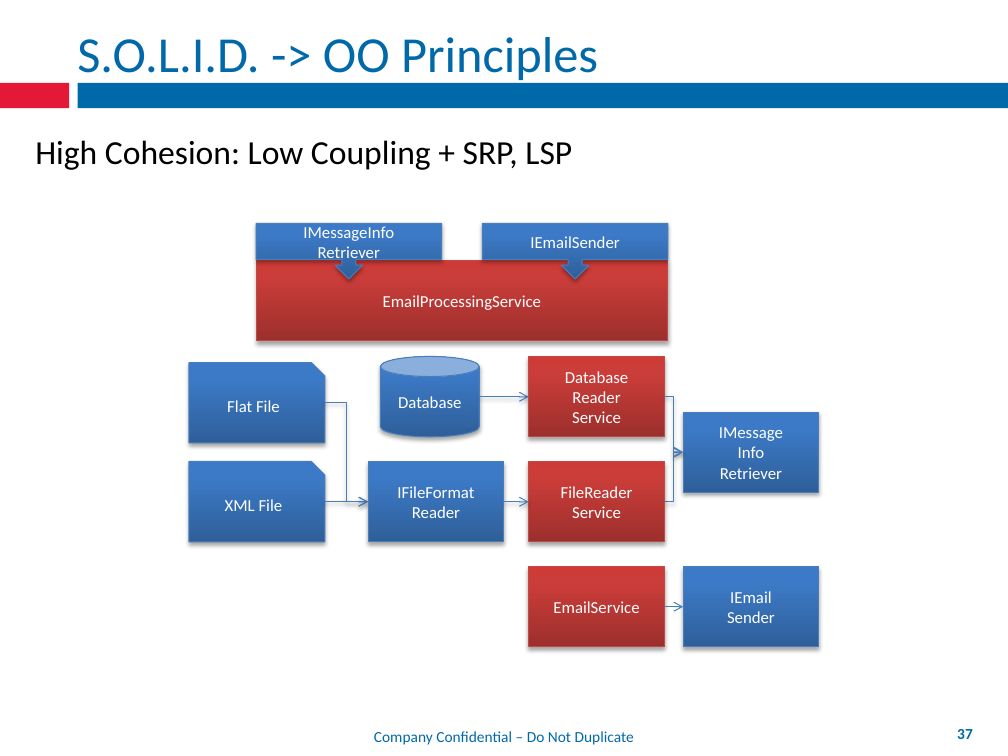
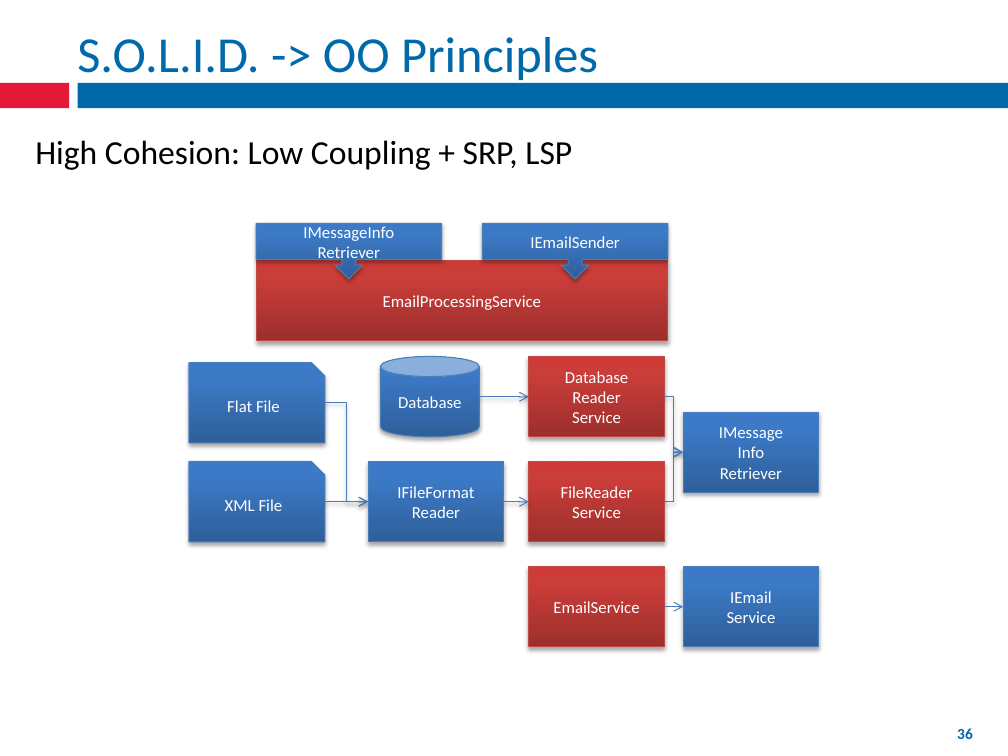
Before and after one commit to mxriverlynn/presentations-and-training, a slide deck: slide 36 of SOLID Principles - Step By Step Code/SOLID Principles Presentation.pptx (slide 37 before the commit). Drawn at 1008x756 pixels with LibreOffice and Linux fonts; fonts in the diff are those of the drawing; background and template pictures are left out. Boxes give left, top, right and bottom in pixels: in the first picture for what was removed or moved away, otherwise in the second. Text is boxed around its words. In the diff, an @@ line names an element or a change of style, - is before the commit and + after.

```diff
--- a/SOLID Principles - Step By Step Code/SOLID Principles Presentation.pptx
+++ b/SOLID Principles - Step By Step Code/SOLID Principles Presentation.pptx
@@ text in rectangle at [727,611,776,623]: text changed @@
-Sender
+Service
@@ rectangle added at [277,723,731,748], fill #FFFFFF, outline #FFFFFF 2 pt @@
@@ page number at [957,728,973,739]: text changed @@
-37
+36
```
Also in this commit, not shown: 22 other slides changed, 1 slide added, 2 slides removed.
